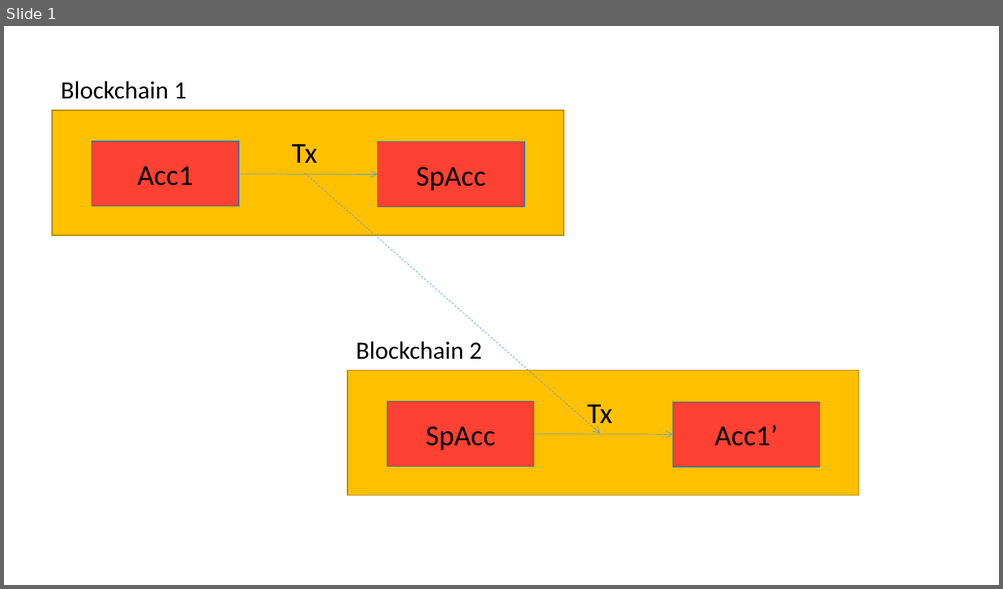
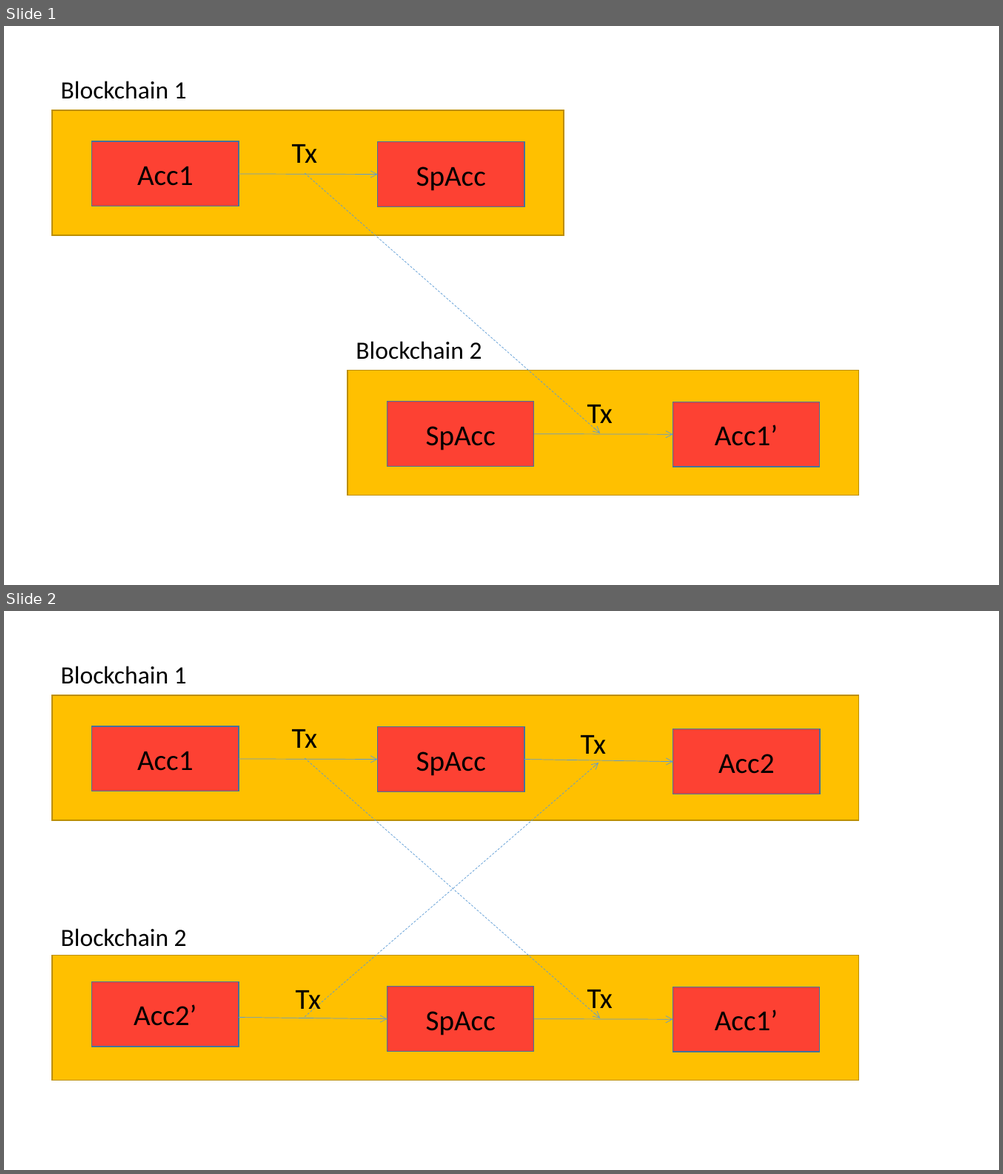
Before and after one commit to ajlopez/Talks, a slide deck: ConnBlockchains/images/BlockchainImages.pptx. Shown one above the other, each under a label of ours: slide 1 before the commit, slides 1 and 2 after it. The pictures are 1003x589 and 1003x1174 pixels, drawn with LibreOffice and Linux fonts; fonts in the diff are those of the drawing. Boxes give left, top, right and bottom in pixels: in the first picture for what was removed or moved away, otherwise in the second. Text is boxed around its words. In the diff, an @@ line names an element or a change of style, - is before the commit and + after.

```diff
--- a/ConnBlockchains/images/BlockchainImages.pptx
+++ b/ConnBlockchains/images/BlockchainImages.pptx
@@ slide 2 added at <box>4,611,999,1170</box>, background #FFFFFF @@
@@ text added at <box>61,666,187,684</box>, 24 pt, text #000000 @@
+Blockchain 1
@@ rectangle added at <box>53,695,859,820</box>, fill #FFC000, outline #BD8E00 1 pt @@
@@ rectangle added at <box>92,726,239,792</box>, fill #FD4133, outline #43739E 1 pt, 28 pt, text #000000 @@
+Acc1
@@ text added at <box>292,729,317,748</box>, 28 pt, text #000000 @@
+Tx
@@ rectangle added at <box>378,726,525,792</box>, fill #FD4133, outline #43739E 1 pt, 28 pt, text #000000 @@
+SpAcc
@@ text added at <box>580,735,606,761</box>, 28 pt, text #000000 @@
+Tx
@@ rectangle added at <box>673,729,820,795</box>, fill #FD4133, outline #43739E 1 pt, 28 pt, text #000000 @@
+Acc2
@@ arrow added from (239, 759) to (378, 760), #5B9BD5 0.5 pt @@
@@ arrow added from (304, 759) to (600, 1019), #5B9BD5 0.5 pt dashed @@
@@ arrow added from (304, 1017) to (599, 763), #5B9BD5 0.5 pt dashed @@
@@ arrow added from (524, 760) to (673, 762), #5B9BD5 0.5 pt @@
@@ text added at <box>61,928,187,947</box>, 24 pt, text #000000 @@
+Blockchain 2
@@ rectangle added at <box>53,956,859,1081</box>, fill #FFC000, outline #BD8E00 1 pt @@
@@ rectangle added at <box>92,982,239,1047</box>, fill #FD4133, outline #43739E 1 pt, 28 pt, text #000000 @@
+Acc2’
@@ rectangle added at <box>387,987,534,1052</box>, fill #FD4133, outline #43739E 1 pt, 28 pt, text #000000 @@
+SpAcc
@@ rectangle added at <box>672,987,819,1052</box>, fill #FD4133, outline #43739E 1 pt, 28 pt, text #000000 @@
+Acc1’
@@ text added at <box>296,991,321,1017</box>, 28 pt, text #000000 @@
+Tx
@@ text added at <box>587,990,612,1016</box>, 28 pt, text #000000 @@
+Tx
@@ arrow added from (239, 1017) to (387, 1019), #5B9BD5 0.5 pt @@
@@ arrow added from (534, 1019) to (672, 1020), #5B9BD5 0.5 pt @@
```
Also in this commit, not shown: 1 other slide added.
